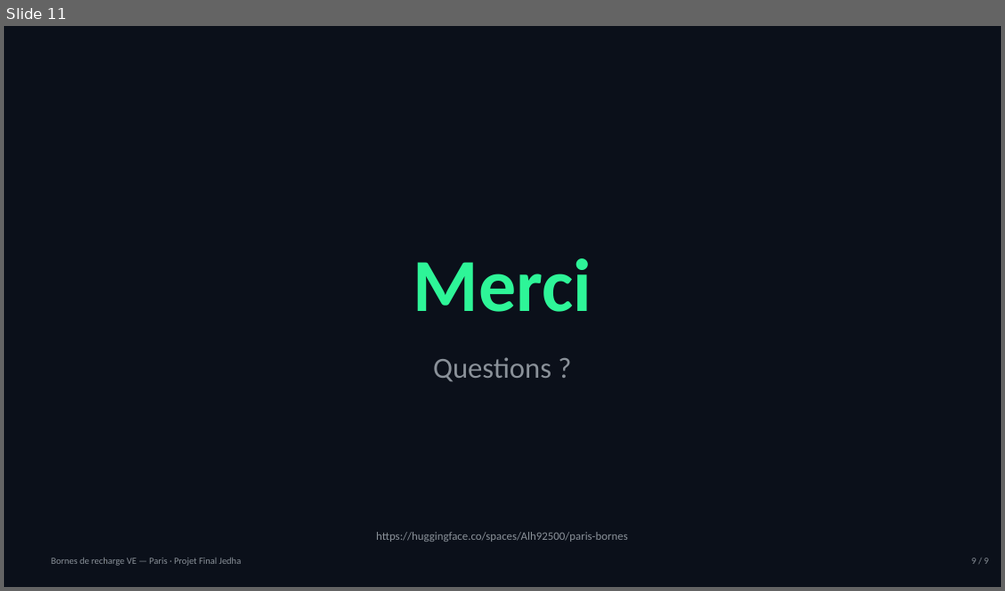
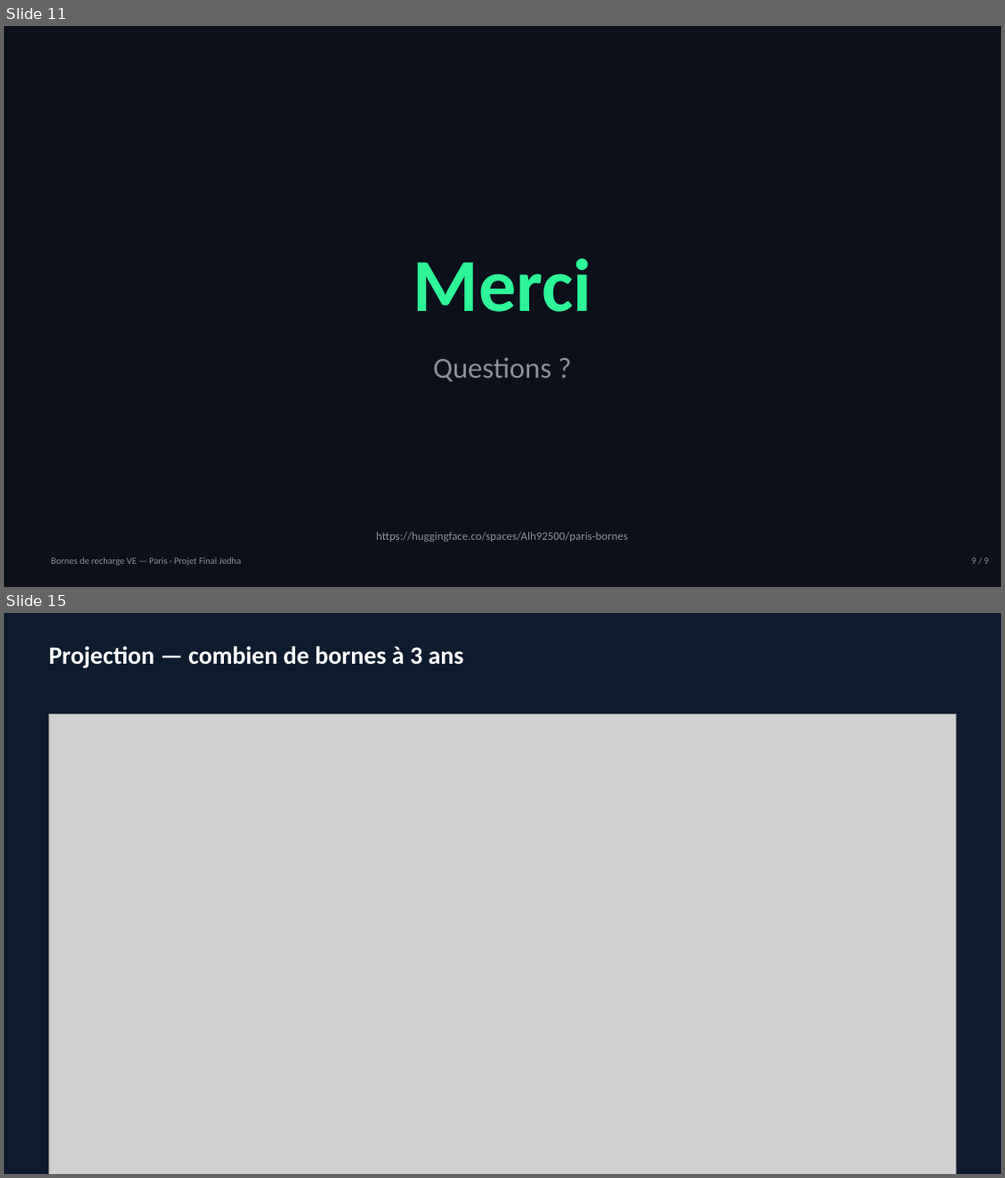
Before and after one commit to aymericlahonde-dotcom/cdsd-b6-paris-bornes, a slide deck: presentation/Presentation_Paris_Bornes.pptx. Shown one above the other, each under a label of ours: slide 11 before the commit, slides 11 and 15 after it; the slides between them are not shown. The pictures are 1005x591 and 1005x1178 pixels, drawn with LibreOffice and Linux fonts; fonts in the diff are those of the drawing; grey boxes stand for pictures. Boxes give left, top, right and bottom in pixels: in the first picture for what was removed or moved away, otherwise in the second. Text is boxed around its words. In the diff, an @@ line names an element or a change of style, - is before the commit and + after.

```diff
--- a/presentation/Presentation_Paris_Bornes.pptx
+++ b/presentation/Presentation_Paris_Bornes.pptx
@@ slide 15 added at [4,613,1001,1174], background #0E1B2E @@
@@ text added at [48,646,464,668], 24 pt, text #FFFFFF, bold @@
+Projection — combien de bornes à 3 ans
@@ picture added at [48,714,956,1174] @@
```
Also in this commit, not shown: 1 slide changed, 5 other slides added, 4 other files.
